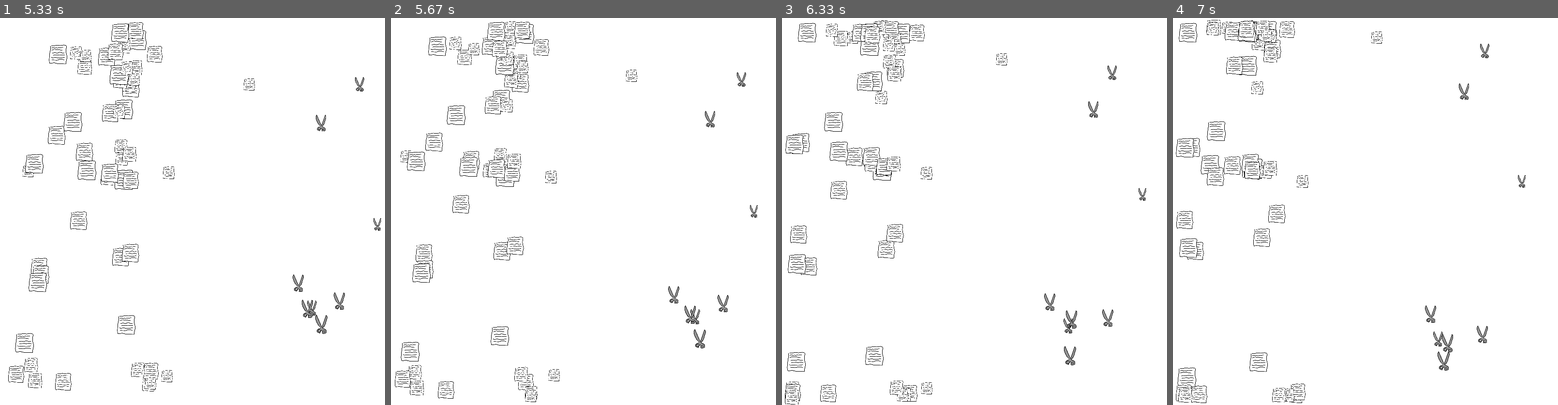
Above: before the commit, frames 1-4 (left to right).
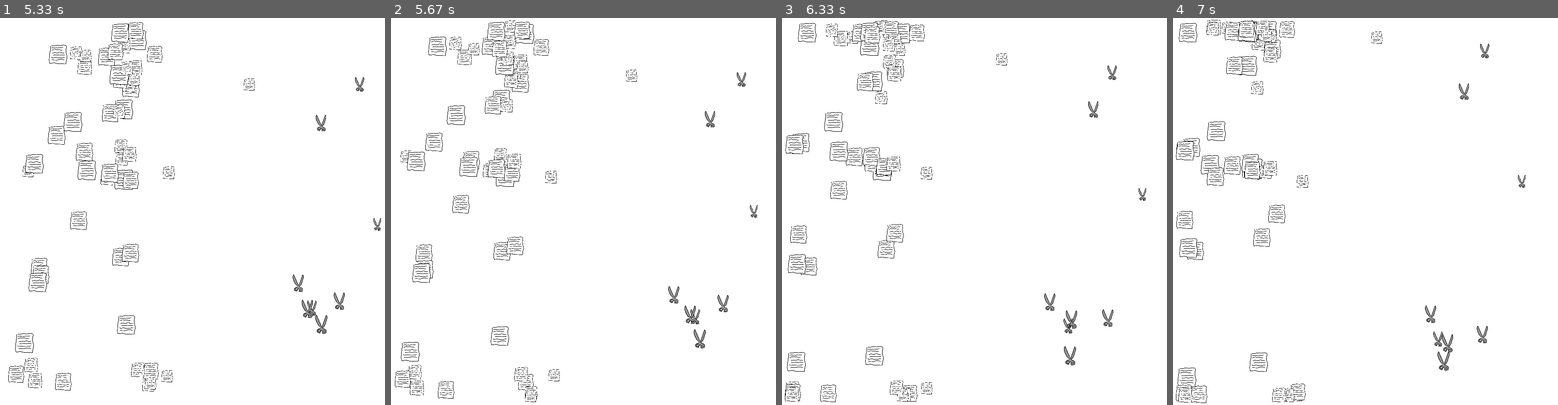
Above: after the commit, the same moments.

Repository: HTsuyoshi/py-game-playground
Game: pygame game, started from rock-paper-scissors/src/main.py
Two runs of this game, one before a commit and one after it. Both use one fixed random seed, a clock stepped at 60 frames per second and the inputs below.
Inputs:
- Up to frame 1 (5.33 s): no input
- Up to frame 2 (5.67 s): no input
- Up to frame 3 (6.33 s): no input
- Up to frame 4 (7 s): no input

Frame 1 is identical in both runs. In frame 2, less than 0.1% of the frame differs, in the area x 29-33%, y 0-4%; in frame 3, less than 0.1%; in frame 4, 0.1%, in the area x 0-34%, y 31-100%.

Commit message:
rps: fix borders

Diff:
--- a/rock-paper-scissors/src/Entity.py
+++ b/rock-paper-scissors/src/Entity.py
@@ -31,10 +31,14 @@
     def fix_move(self, axis: tuple[int, int]):
         y = axis[1]
         x = axis[0]
-        if y + self.rect.centery + (self.dimension[1] / 2) >= self.screen[1] or y + self.rect.centery - (self.dimension[1] / 2) <= 0:
-            y = - y
-        if x + self.rect.centerx + (self.dimension[0] / 2) >= self.screen[0] or x + self.rect.centerx - (self.dimension[0] / 2) <= 0:
-            x = - x
+        if y + self.rect.centery + (self.dimension[1] / 2) >= self.screen[1]:
+            y = - abs(y)
+        if y + self.rect.centery - (self.dimension[1] / 2) <= 0:
+            y = abs(y)
+        if x + self.rect.centerx + (self.dimension[0] / 2) >= self.screen[0]:
+            x = - abs(x)
+        if x + self.rect.centerx - (self.dimension[0] / 2) <= 0:
+            x = abs(x)
         return (x, y)
 
     def random_walk(self, follow: int, distance: int):
